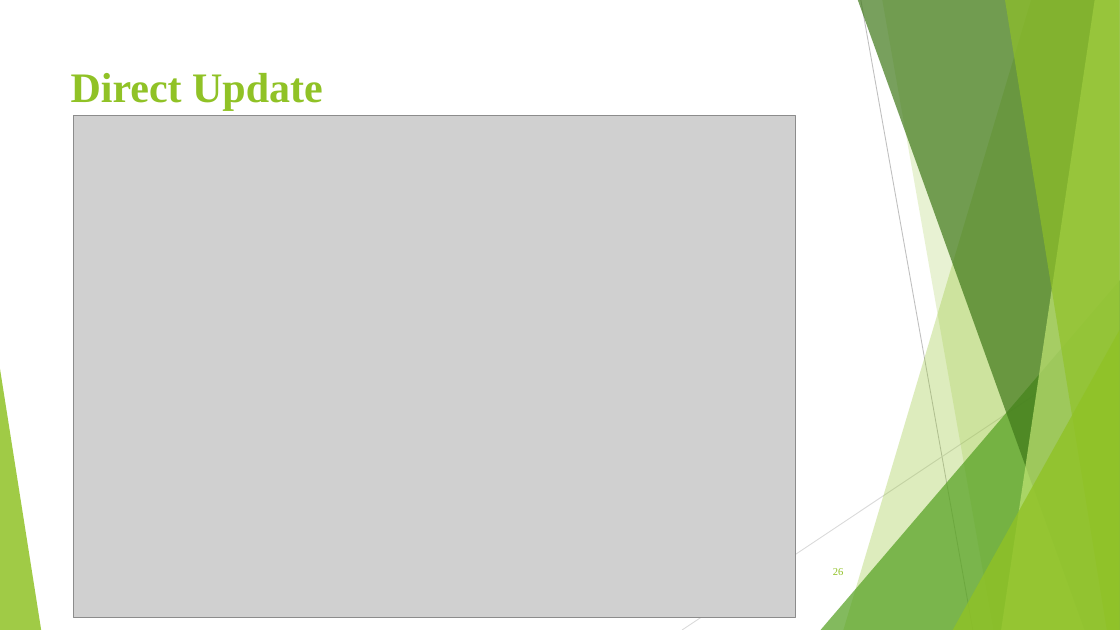
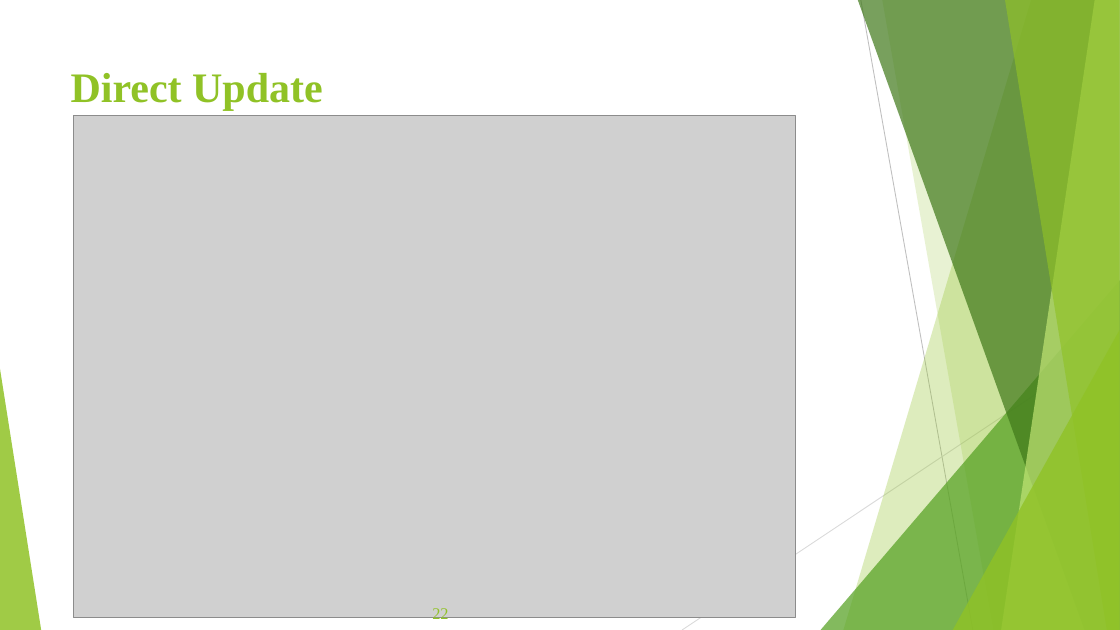
Before and after one commit to Szying/Js_Tools, a slide deck: slide 22 of 期末報告.pptx (slide 26 before the commit). Drawn at 1120x630 pixels with LibreOffice and Linux fonts; fonts in the diff are those of the drawing; grey boxes stand for pictures. Boxes give left, top, right and bottom in pixels: in the first picture for what was removed or moved away, otherwise in the second. Text is boxed around its words. In the diff, an @@ line names an element or a change of style, - is before the commit and + after.

```diff
--- a/期末報告.pptx
+++ b/期末報告.pptx
@@ page number removed at <box>833,568,843,575</box> @@
-26
@@ page number added at <box>432,608,448,623</box>, 14 pt, text #90C226 @@
+22
```
Also in this commit, not shown: 19 other slides changed, 2 slides added, 6 slides removed.
